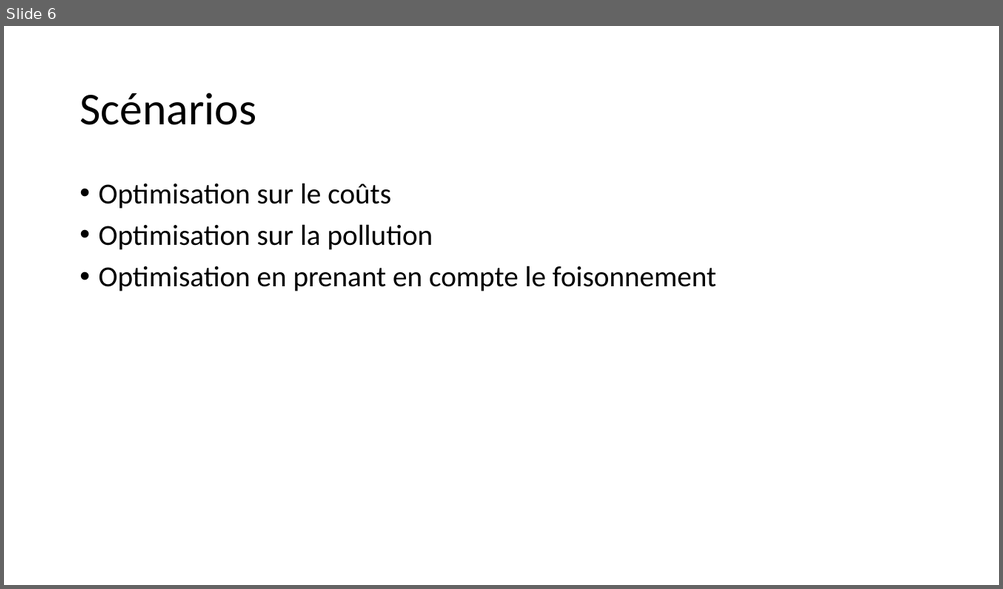
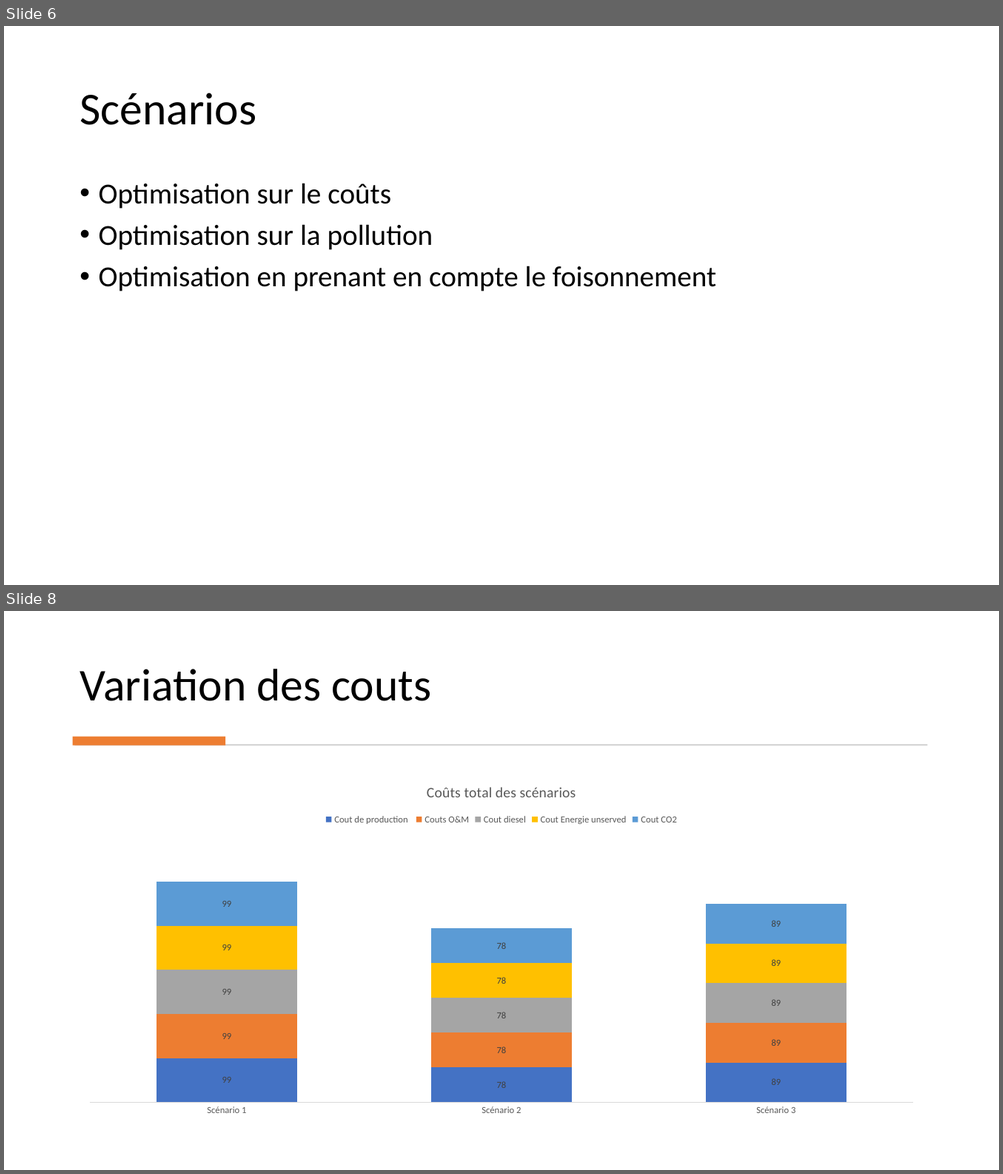
Before and after one commit to cledat/Projet-EA314, a slide deck: rapport.pptx. Shown one above the other, each under a label of ours: slide 6 before the commit, slides 6 and 8 after it; the slides between them are not shown. The pictures are 1003x589 and 1003x1174 pixels, drawn with LibreOffice and Linux fonts; fonts in the diff are those of the drawing. Boxes give left, top, right and bottom in pixels: in the first picture for what was removed or moved away, otherwise in the second. Text is boxed around its words. In the diff, an @@ line names an element or a change of style, - is before the commit and + after.

```diff
--- a/rapport.pptx
+++ b/rapport.pptx
@@ slide 8 added at [4, 611, 999, 1170], background #FFFFFF @@
@@ title added at [80, 669, 431, 701], 44 pt, text #000000 @@
+Variation des couts
@@ rectangle added at [73, 736, 225, 745], fill #ED7D31 @@
@@ rectangle added at [75, 744, 928, 746], fill #D5D5D5 @@
@@ column stacked chart added at [73, 769, 930, 1125] @@
+title "Coûts total des scénarios "
+categories: Scénario 1, Scénario 2, Scénario 3
+Cout de production : 99, 78, 89
+Couts O&M: 99, 78, 89
+Cout diesel: 99, 78, 89
+Cout Energie unserved: 99, 78, 89
+Cout CO2: 99, 78, 89
```
Also in this commit, not shown: 4 slides changed, 2 other files.
